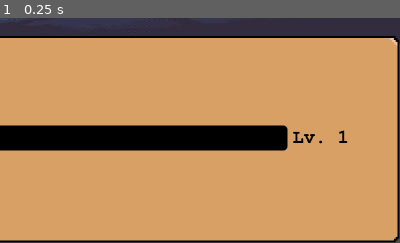
Above: before the commit, frame 1.
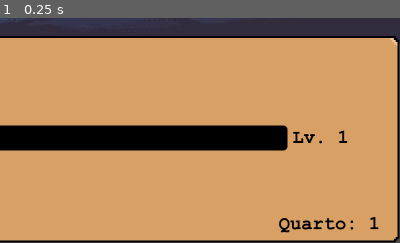
Above: after the commit, the same moment.

Repository: BernardoFioreze/DeadAgain
Game: Godot game, scene res://Scenes/Main.tscn
Two runs of this game, one before a commit and one after it. Both use one fixed random seed, a clock stepped at 60 frames per second and the inputs below.
Inputs:
- Up to frame 1 (0.25 s): no input
The pictures show only the part of the screen within x 50-100%, y 50-100%; the shares and areas given below are measured in that part.

The runs differ from the first frame. In frame 1, 0.6% of the frame differs, in the area x 69-95%, y 88-96%.

Commit message:
Melhorias de interface

Diff:
--- a/GameSystem/RoomManager.gd
+++ b/GameSystem/RoomManager.gd
@@ -8,7 +8,7 @@
 
 func _ready() -> void:
 	Global.room_manager = self
-	room_change_count = 0
+	room_change_count = 1
 
 func change_room(room_path: String, room):
 	current_room = room
--- a/Scenes/Boss.tscn
+++ b/Scenes/Boss.tscn
@@ -80,9 +80,9 @@
 [node name="HealthBar" type="ProgressBar" parent="."]
 z_index = 1
 offset_left = -12.0
-offset_top = -12.0
+offset_top = -9.125
 offset_right = 228.0
-offset_bottom = 1.5
+offset_bottom = 4.375
 scale = Vector2(0.1, 0.1)
 theme_override_styles/background = SubResource("StyleBoxEmpty_78m4n")
 theme_override_styles/fill = SubResource("StyleBoxFlat_m34ix")
@@ -109,7 +109,7 @@
 one_shot = true
 
 [node name="Marker2D" type="Marker2D" parent="."]
-position = Vector2(0, 12)
+position = Vector2(0, -2.25)
 
 [connection signal="input_event" from="." to="." method="_on_input_event"]
 [connection signal="mouse_entered" from="." to="." method="_on_mouse_entered"]
--- /dev/null
+++ b/Scenes/UI/room_label.gd
@@ -0,0 +1,8 @@
+extends Label
+
+func _ready() -> void:
+	var rm = Global.room_manager
+	if rm == null:
+		text = "Quarto: 1"
+	else:
+		text = "Quarto: " + str(Global.room_manager.get_room_change_count())
--- a/Scenes/UI/ui_info.tscn
+++ b/Scenes/UI/ui_info.tscn
@@ -1,8 +1,10 @@
-[gd_scene load_steps=5 format=3 uid="uid://w2uqfrxjjbao"]
+[gd_scene load_steps=7 format=3 uid="uid://w2uqfrxjjbao"]
 
 [ext_resource type="PackedScene" uid="uid://ip3ywdjo5pmp" path="res://Scenes/UI/inv_ui.tscn" id="1_p7st5"]
 [ext_resource type="PackedScene" uid="uid://bkw2dykuyn7uu" path="res://Scenes/UI/ui_experience_bar.tscn" id="3_rnly4"]
 [ext_resource type="PackedScene" uid="uid://d137to2wnoxmh" path="res://Scenes/UI/ui_turn.tscn" id="3_ue51r"]
+[ext_resource type="FontFile" uid="uid://biqq5tj2cqycu" path="res://Assets/Fonts/COURBD.TTF" id="4_ue51r"]
+[ext_resource type="Script" uid="uid://b6yegd78xj1uq" path="res://Scenes/UI/room_label.gd" id="5_lgco1"]
 
 [sub_resource type="GDScript" id="GDScript_p7st5"]
 
@@ -29,3 +31,17 @@
 offset_right = -753.0
 offset_bottom = -91.0
 scale = Vector2(5, 5)
+
+[node name="RoomLabel" type="Label" parent="."]
+offset_left = 1086.0
+offset_top = 670.0
+offset_right = 1266.0
+offset_bottom = 711.0
+theme_override_colors/font_color = Color(0, 0, 0, 1)
+theme_override_fonts/font = ExtResource("4_ue51r")
+theme_override_font_sizes/font_size = 30
+text = "Quarto: 99"
+vertical_alignment = 1
+script = ExtResource("5_lgco1")
+
+[editable path="UiExperienceBar"]
--- a/Scripts/room.gd
+++ b/Scripts/room.gd
@@ -14,7 +14,7 @@
 	randomize()
 	spawned_positions.clear()
 
-	if Global.room_manager != null && Global.room_manager.get_room_change_count() % 5 == 0:
+	if Global.room_manager != null && Global.room_manager.get_room_change_count() % 3 == 0:
 		zombie_count = randi_range(1, 2)
 		_spawn_boss()
 	else:
@@ -68,8 +68,9 @@
 
 	var spawn_pos = Vector2()
 	var tries = 0
+	var min_safe_y = global_pos.y - extents.y * 100
 	while true:
-		spawn_pos = _get_random_position(global_pos, extents)
+		spawn_pos = _get_random_position(global_pos, extents, min_safe_y)
 		var too_close = false
 		for pos in spawned_positions:
 			if spawn_pos.distance_squared_to(pos) < min_distance_sq:
@@ -83,9 +84,11 @@
 	add_child(boss)
 	spawned_positions.append(spawn_pos)
 
-func _get_random_position(area_pos: Vector2, extents: Vector2) -> Vector2:
+func _get_random_position(area_pos: Vector2, extents: Vector2, min_y_override: float = -INF) -> Vector2:
 	var x = randf_range(area_pos.x - extents.x, area_pos.x + extents.x)
-	var y = randf_range(area_pos.y - extents.y, area_pos.y + extents.y)
+	var y_min = max(area_pos.y - extents.y, min_y_override)
+	var y_max = area_pos.y + extents.y
+	var y = randf_range(y_min, y_max)
 	return Vector2(x, y)
 
 func _process(delta) -> void:
Not shown, added: Scenes/UI/room_label.gd.uid
